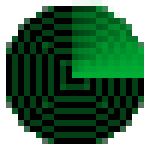
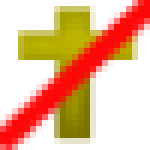
Comparing the layer stacks of the two 150x150 images. Changes:
hid group "RadarTool" (2 layers) over [6, 0, 144, 144]
added group "Churches" with 5 layers above "MapSelection" over [0, 0, 150, 150]
added layer "Shape 2" in group "Churches" over [0, 0, 150, 150]
added layer "Shape 1" in group "Churches" over [18, 6, 138, 144]
